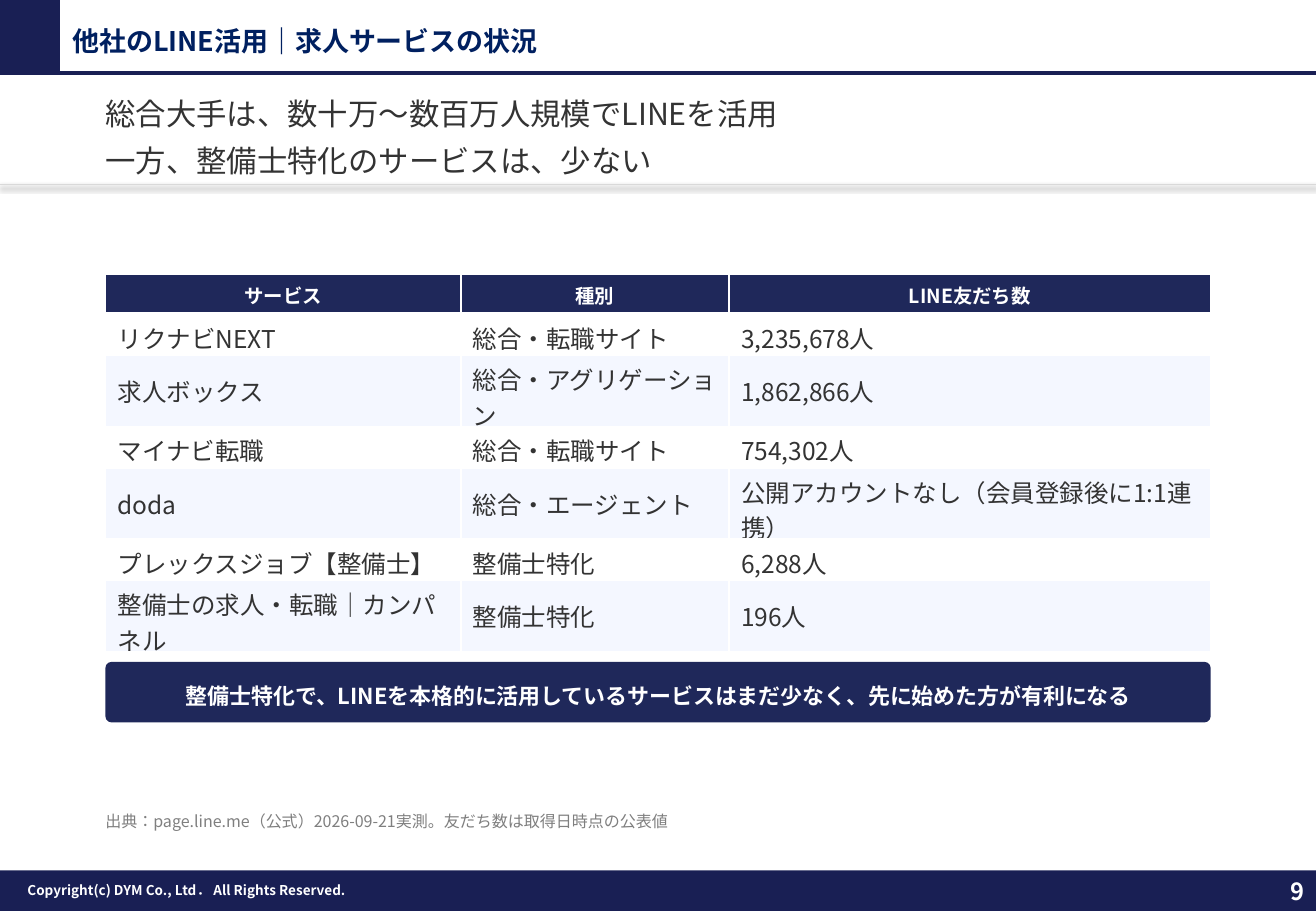
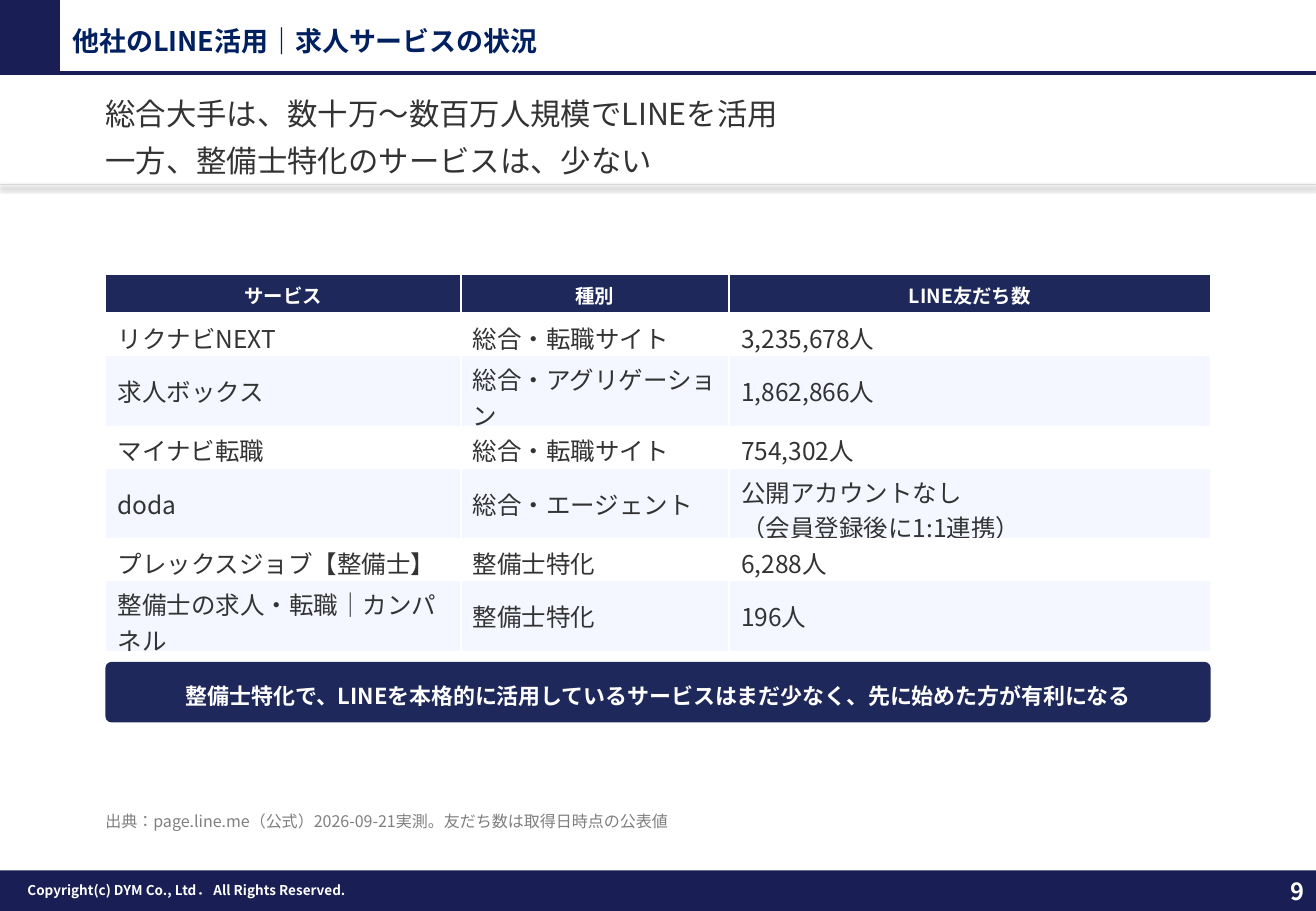
Before and after one commit to tonomura-r-dev/folder, a slide deck: slide 9 of 20260929_チェングロウス_LINE公式アカウント運用のご提案ver4.1.pptx. Drawn at 1316x911 pixels with LibreOffice and Linux fonts; fonts in the diff are those of the drawing; background and template pictures are left out. Boxes give left, top, right and bottom in pixels: in the first picture for what was removed or moved away, otherwise in the second. Text is boxed around its words. In the diff, an @@ line names an element or a change of style, - is before the commit and + after.

```diff
--- a/20260929_チェングロウス_LINE公式アカウント運用のご提案ver4.1.pptx
+++ b/20260929_チェングロウス_LINE公式アカウント運用のご提案ver4.1.pptx
@@ table at (x1=106, y1=275, x2=1211, y2=655) @@
-row 5, column 3: 公開アカウントなし（会員登録後に1:1連携）
+row 5, column 3: 公開アカウントなし / （会員登録後に1:1連携）
```
Also in this commit, not shown: 11 other slides changed, 1 other file.
